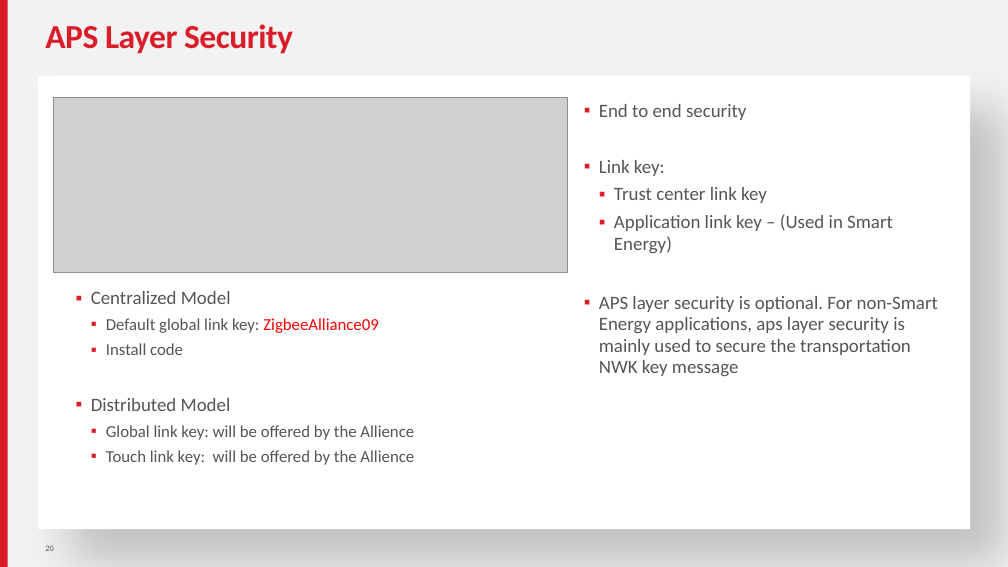
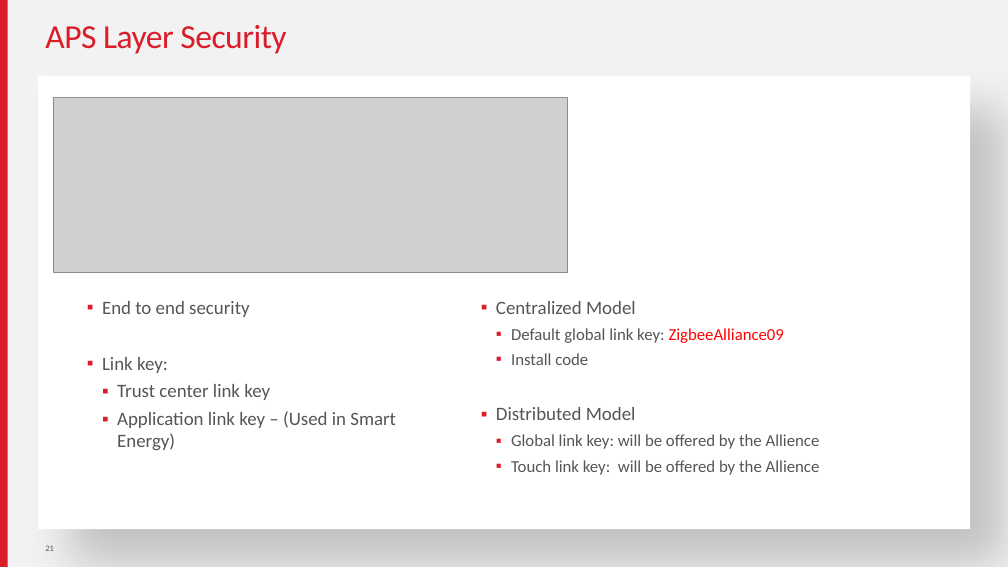
Before and after one commit to MarkDing/IoT-Developer-Boot-Camp-Wiki, a slide deck: slide 21 of zigbee/Zigbee Basic.pptx (slide 20 before the commit). Drawn at 1008x567 pixels with LibreOffice and Linux fonts; fonts in the diff are those of the drawing; grey boxes stand for pictures. Boxes give left, top, right and bottom in pixels: in the first picture for what was removed or moved away, otherwise in the second. Text is boxed around its words. In the diff, an @@ line names an element or a change of style, - is before the commit and + after.

```diff
--- a/zigbee/Zigbee Basic.pptx
+++ b/zigbee/Zigbee Basic.pptx
@@ title "APS Layer Security" at (45, 25, 286, 54): bold off @@
@@ text "End to end security": place and size @@
-text "End to end security" at (599, 104, 893, 253)
+text "End to end security" at (102, 301, 396, 450)
@@ text "Centralized Model": place and size @@
-text "Centralized Model" at (91, 291, 414, 465)
+text "Centralized Model" at (496, 301, 820, 475)
@@ text removed at (599, 296, 938, 376) @@
-  ▪ APS layer security is optional. For non-Smart Energy applications, aps layer security is mainly used to secure the transportation NWK key message
```
Also in this commit, not shown: 5 other slides changed, 4 slides added, 4 slides removed, 6 other files.
